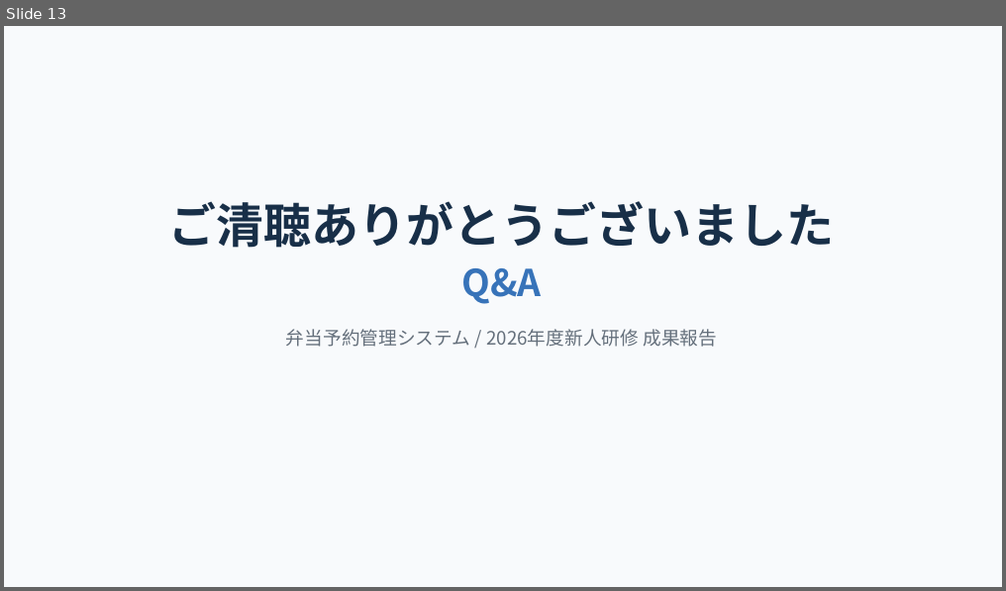
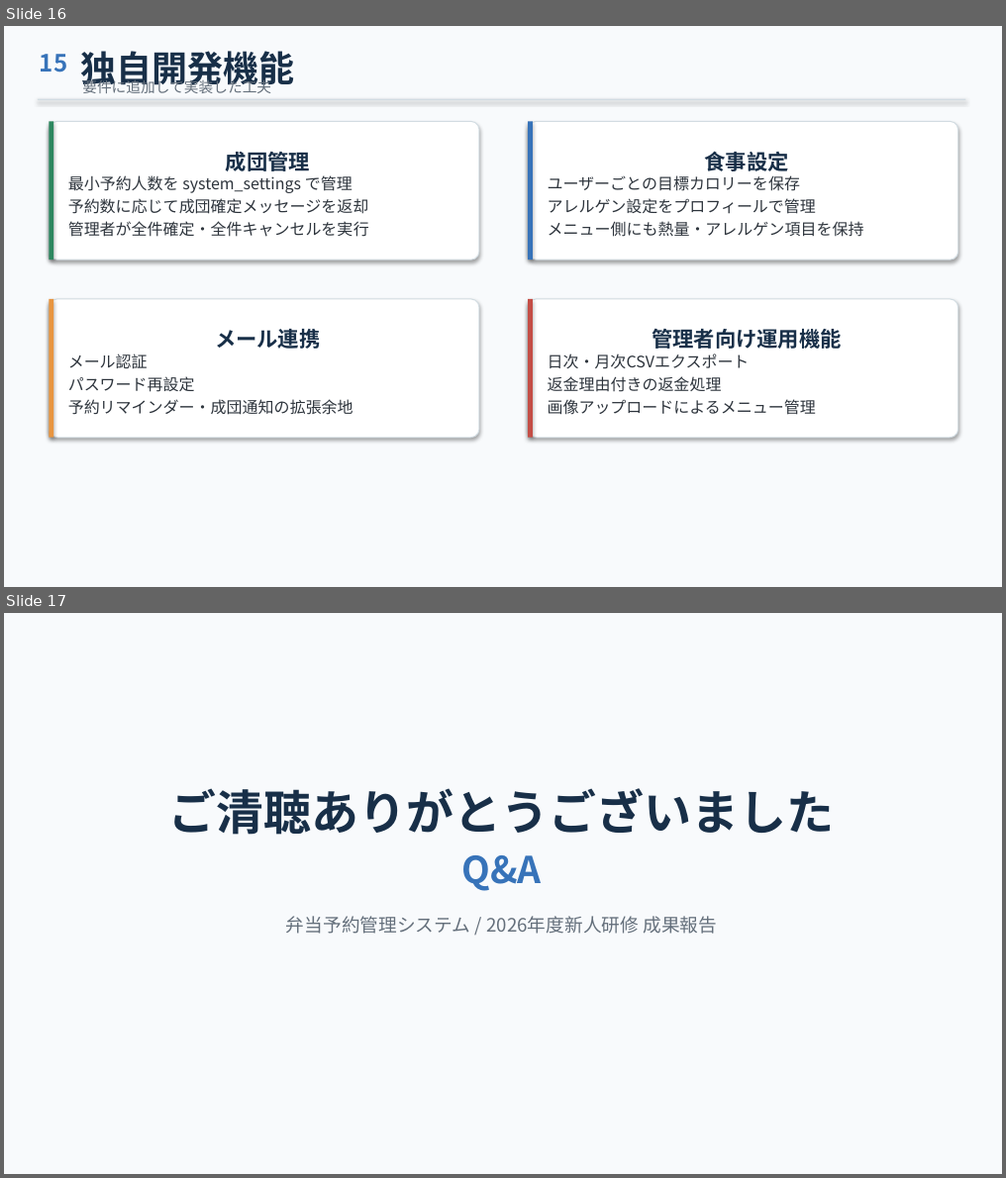
Before and after one commit to linc-sunseeer/springboot-test1, a slide deck: PTT/弁当予約管理システム_新人研修成果報告.pptx. Shown one above the other, each under a label of ours: slide 13 before the commit, slides 16 and 17 after it. The pictures are 1006x591 and 1006x1178 pixels, drawn with LibreOffice and Linux fonts; fonts in the diff are those of the drawing. Boxes give left, top, right and bottom in pixels: in the first picture for what was removed or moved away, otherwise in the second. Text is boxed around its words. In the diff, an @@ line names an element or a change of style, - is before the commit and + after.

```diff
--- a/PTT/弁当予約管理システム_新人研修成果報告.pptx
+++ b/PTT/弁当予約管理システム_新人研修成果報告.pptx
@@ slide 16 added at bbox=[4, 26, 1002, 587], background #F8FAFC @@
@@ text added at bbox=[40, 54, 67, 73], 18 pt, text #3773B9, bold @@
+15
@@ text added at bbox=[80, 46, 294, 91], 27 pt, text #182F48, bold @@
+独自開発機能
@@ text added at bbox=[82, 78, 271, 93], 11 pt, text #646F7B @@
+要件に追加して実装した工夫
@@ rectangle added at bbox=[38, 99, 965, 100], fill #D2DCE2 @@
@@ rounded rectangle added at bbox=[49, 121, 479, 260], fill #FFFFFF, outline #D2DCE2 0.75 pt, 12 pt, text #2D343C @@
+成団管理
+最小予約人数を system_settings で管理
+予約数に応じて成団確定メッセージを返却
+管理者が全件確定・全件キャンセルを実行
@@ rectangle added at bbox=[49, 121, 54, 260], fill #2D875F @@
@@ rounded rectangle added at bbox=[528, 121, 958, 260], fill #FFFFFF, outline #D2DCE2 0.75 pt, 12 pt, text #2D343C @@
+食事設定
+ユーザーごとの目標カロリーを保存
+アレルゲン設定をプロフィールで管理
+メニュー側にも熱量・アレルゲン項目を保持
@@ rectangle added at bbox=[528, 121, 533, 260], fill #3773B9 @@
@@ rounded rectangle added at bbox=[49, 299, 479, 438], fill #FFFFFF, outline #D2DCE2 0.75 pt, 12 pt, text #2D343C @@
+メール連携
+メール認証
+パスワード再設定
+予約リマインダー・成団通知の拡張余地
@@ rectangle added at bbox=[49, 299, 54, 438], fill #E89540 @@
@@ rounded rectangle added at bbox=[528, 299, 958, 438], fill #FFFFFF, outline #D2DCE2 0.75 pt, 12 pt, text #2D343C @@
+管理者向け運用機能
+日次・月次CSVエクスポート
+返金理由付きの返金処理
+画像アップロードによるメニュー管理
@@ rectangle added at bbox=[528, 299, 533, 438], fill #C44E46 @@
@@ what was slide 13 is now slide 17 @@
```
Also in this commit, not shown: 11 slides changed, 3 other slides added, 7 other files.
